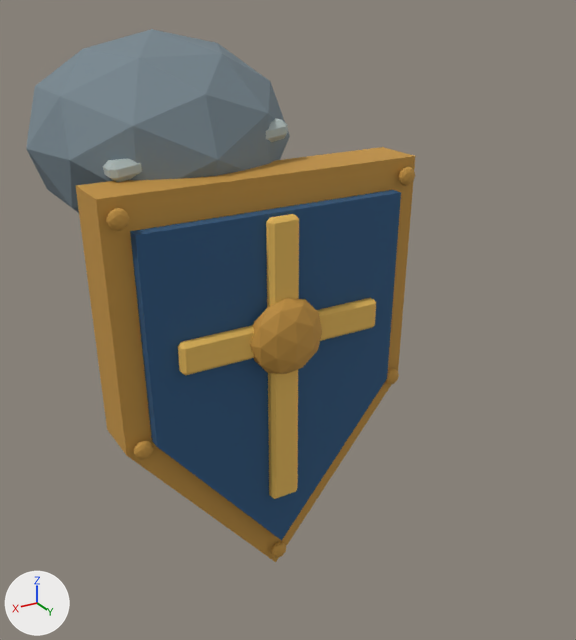
One commit to the glTF model assets/models/units/swordsman/ArmLeft.glb: the scene before it, then after it.
Both versions are drawn from a camera (50 mm lens) standing at (0.508, 1.366, 0.28) and looking at (-0.203, 0.181, -0.312). Arrows for +X, +Y and +Z are at lower left; the lights stay in place. The picture after the commit comes second. Vertices at exactly the same position are counted once.

The first picture shows 'Sculpture'.
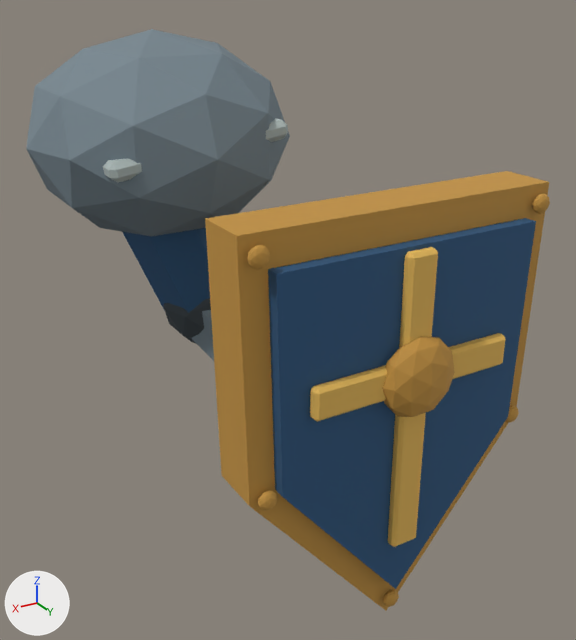
Location of each change, [x1, y1, x2, y2] in pixels of the pictures (576 x 640 px; the box of a moved part takes in the faces that stretch with it):
'Sculpture', reshaped (35% wider, 9% taller): before [26, 29, 415, 562]; after [26, 29, 550, 610]
part 1 of me_sculpture, moved or reshaped (not visible before): after [163, 298, 211, 343]
part 2 of me_sculpture, moved or reshaped: before [76, 147, 415, 562]; after [205, 171, 549, 610]
part 3 of me_sculpture, moved or reshaped: before [266, 214, 299, 499]; after [388, 247, 438, 547]
part 4 of me_sculpture, moved or reshaped: before [178, 298, 376, 376]; after [310, 333, 505, 422]
part 5 of me_sculpture, moved or reshaped: before [250, 298, 322, 374]; after [382, 336, 455, 417]
part 6 of me_sculpture, moved or reshaped: before [399, 167, 415, 186]; after [533, 194, 550, 214]
part 7 of me_sculpture, moved or reshaped: before [107, 208, 129, 231]; after [247, 245, 270, 269]
part 8 of me_sculpture, moved or reshaped: before [134, 441, 153, 460]; after [258, 491, 278, 511]
part 9 of me_sculpture, moved or reshaped: before [271, 542, 286, 558]; after [383, 590, 399, 607]
part 10 of me_sculpture, moved or reshaped: before [385, 369, 399, 385]; after [506, 406, 519, 423]
part 11 of me_sculpture, moved or reshaped: before [130, 190, 401, 540]; after [268, 218, 536, 589]
part 12 of me_sculpture, moved or reshaped (not visible before): after [123, 228, 214, 361]

Edits to the bpy script that builds the scene:
```text
Change me_sculpture:
    used by ob_sculpture; location = (0.0, 0.0, 0.0)
    remove me_sculpture.from_pydata(...)  # 614 vertices, 1152 faces; spans x -0.41..0.195, y -0.24..0.348, z -0.78..0.198
    add me_sculpture.from_pydata(...)  # 631 vertices, 1184 faces; spans x -0.53..0.195, y -0.24..0.548, z -0.8..0.198
    me_sculpture part 1: the loose piece of 42 vertices spanning x -0.215..0.015, y -0.055..0.165, z -0.4..-0.2 is moved by (-0.03, -0.02, 0.0)
    me_sculpture part 2: the loose piece of 10 vertices spanning x -0.41..0.17, y 0.177..0.273, z -0.78..-0.01 is moved by (-0.12, 0.2, -0.02)
    me_sculpture part 3: the loose piece of 24 vertices spanning x -0.147..-0.093, y 0.292..0.314, z -0.6..-0.07 is moved by (-0.12, 0.2, -0.02)
    me_sculpture part 4: the loose piece of 24 vertices spanning x -0.31..0.07, y 0.293..0.315, z -0.303..-0.248 is moved by (-0.12, 0.2, -0.02)
    me_sculpture part 5: the loose piece of 42 vertices spanning x -0.19..-0.05, y 0.282..0.348, z -0.345..-0.205 is moved by (-0.12, 0.2, -0.02)
    me_sculpture part 6: the loose piece of 42 vertices spanning x -0.401..-0.367, y 0.275..0.293, z -0.058..-0.024 is moved by (-0.12, 0.2, -0.02)
    me_sculpture part 7: the loose piece of 42 vertices spanning x 0.127..0.161, y 0.275..0.293, z -0.058..-0.024 is moved by (-0.12, 0.2, -0.02)
    me_sculpture part 8: the loose piece of 42 vertices spanning x 0.118..0.152, y 0.275..0.293, z -0.449..-0.415 is moved by (-0.12, 0.2, -0.02)
    me_sculpture part 9: the loose piece of 42 vertices spanning x -0.137..-0.103, y 0.275..0.293, z -0.758..-0.724 is moved by (-0.12, 0.2, -0.02)
    me_sculpture part 10: the loose piece of 42 vertices spanning x -0.392..-0.358, y 0.275..0.293, z -0.449..-0.415 is moved by (-0.12, 0.2, -0.02)
    me_sculpture part 11: the loose piece of 10 vertices spanning x -0.364..0.124, y 0.271..0.296, z -0.711..-0.064 is moved by (-0.12, 0.2, -0.02)
    me_sculpture part 12
    35 vertices are removed from x -0.204..0.057, y -0.104..0.199, z -0.523..-0.053
    64 faces are deleted
    18 vertices are added at x -0.301..-0.032, y -0.069..0.304, z -0.504..-0.261
    8 new vertices lie (0.085, -0.035, 0.22) away from vertices in x -0.228..-0.032, y -0.069..0.139, z -0.339..-0.261
    8 new vertices lie (0.08, -0.215, 0.12) away from vertices in x -0.301..-0.119, y 0.196..0.304, z -0.504..-0.336
    64 new faces join them
    other edits to the shape of me_sculpture do not show in these pictures
```
